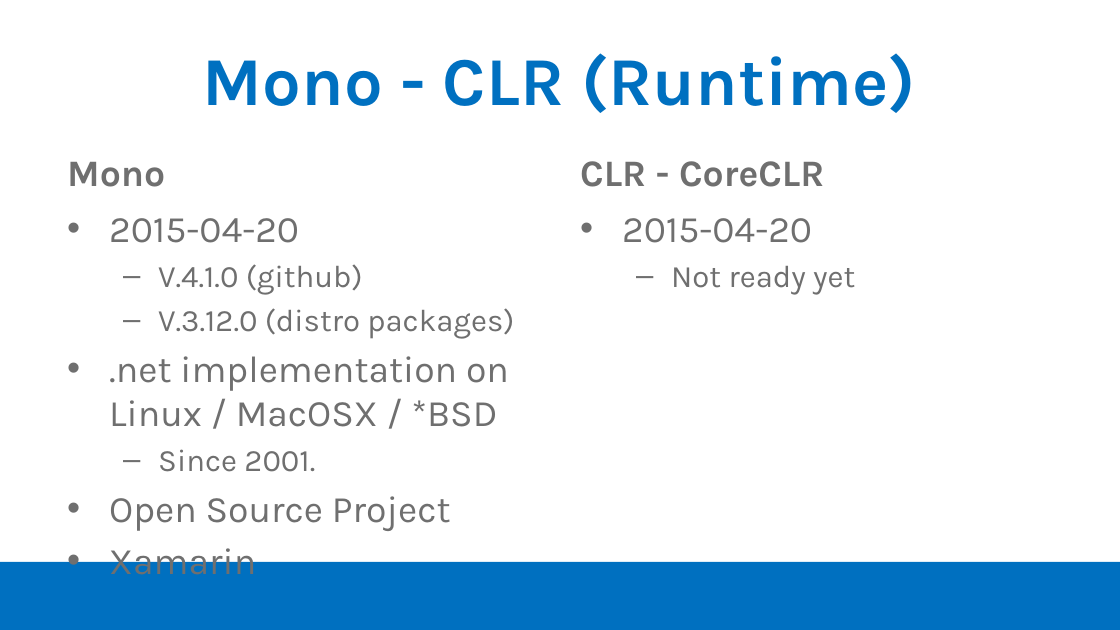
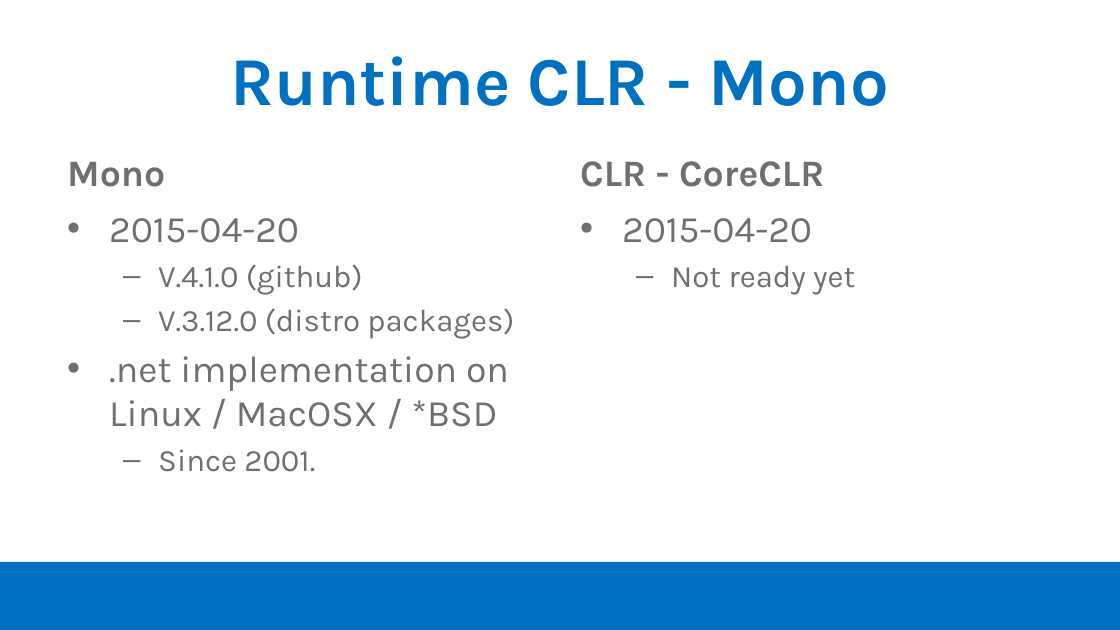
Before and after one commit to moljac/ASP.net.v5-AKA-vNext-Windays15, a slide deck: slide 6 of talk/Windays15 - ASP.net v.5 (vNext) on Linux and Mac OSX.pptx (slide 5 before the commit). Drawn at 1120x630 pixels with LibreOffice and Linux fonts; fonts in the diff are those of the drawing; background and template pictures are left out. Boxes give left, top, right and bottom in pixels: in the first picture for what was removed or moved away, otherwise in the second. Text is boxed around its words. In the diff, an @@ line names an element or a change of style, - is before the commit and + after.

```diff
--- a/talk/Windays15 - ASP.net v.5 (vNext) on Linux and Mac OSX.pptx
+++ b/talk/Windays15 - ASP.net v.5 (vNext) on Linux and Mac OSX.pptx
@@ title at (230,56,889,106): text changed @@
-Mono - CLR (Runtime)
+Runtime CLR - Mono
@@ text at (109,496,451,584): paragraphs removed @@
-• Open Source Project
-• Xamarin
```
Also in this commit, not shown: 14 other slides changed, 3 slides added, 3 slides removed.
